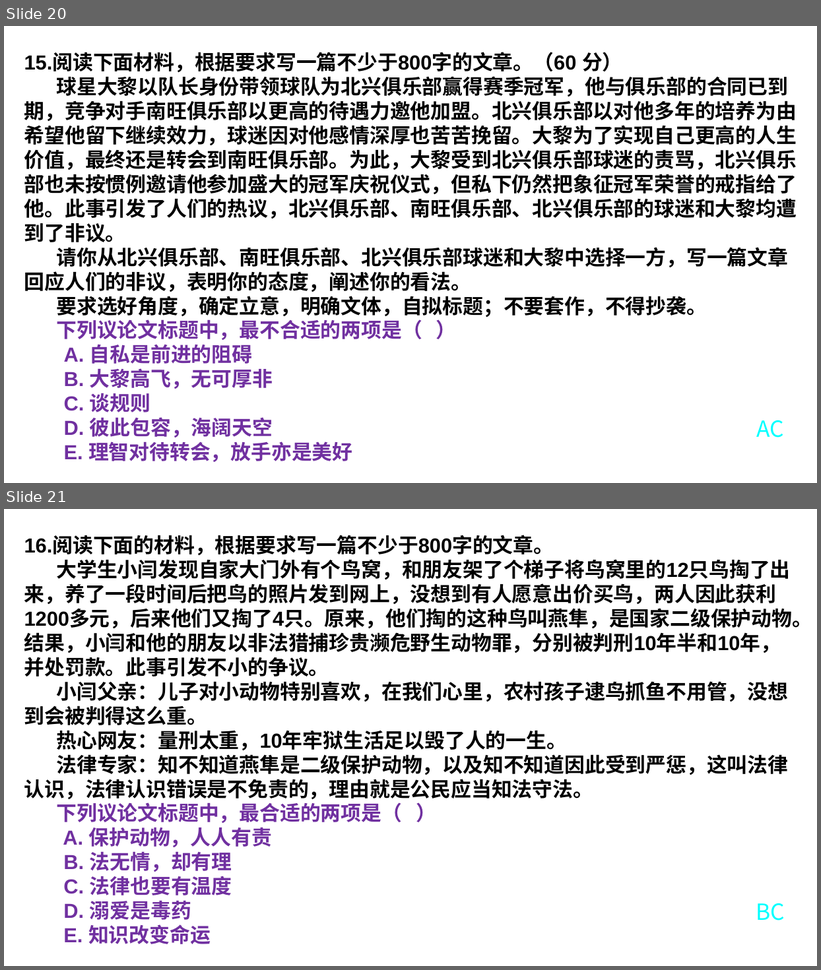
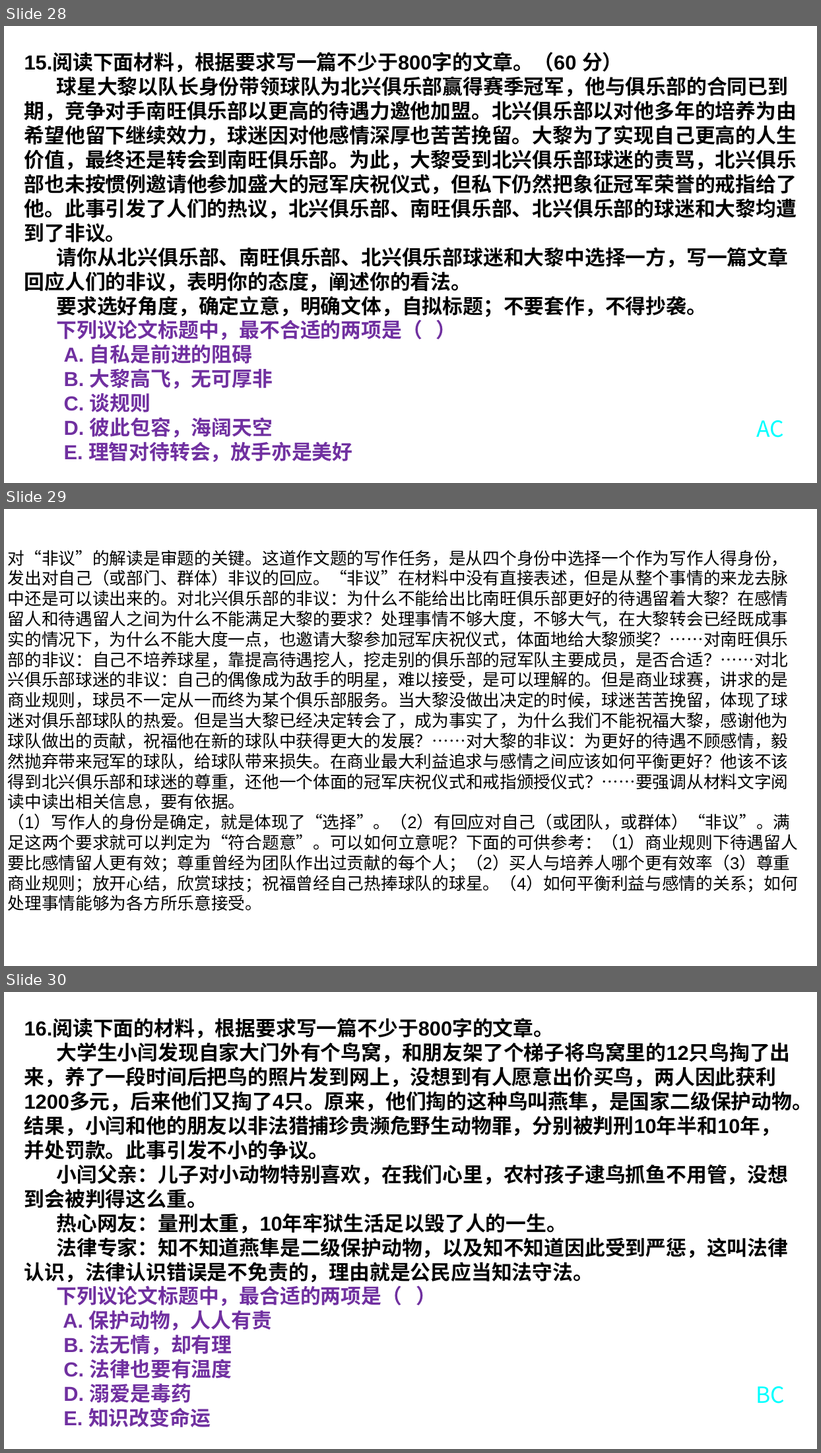
Before and after one commit to saddestboy/yuwen2, a slide deck: 湘语文任务驱动型时评作文拟题立意训练（选择题 ）.pptx. Shown one above the other, each under a label of ours: slides 20 and 21 before the commit, slides 28, 29 and 30 after it. The pictures are 821x970 and 821x1453 pixels, drawn with LibreOffice and Linux fonts; fonts in the diff are those of the drawing; background and template pictures are left out. Boxes give left, top, right and bottom in pixels: in the first picture for what was removed or moved away, otherwise in the second. Text is boxed around its words. In the diff, an @@ line names an element or a change of style, - is before the commit and + after.

```diff
--- a/湘语文任务驱动型时评作文拟题立意训练（选择题 ）.pptx
+++ b/湘语文任务驱动型时评作文拟题立意训练（选择题 ）.pptx
@@ slide 29 added at box(4, 509, 817, 966), background picture (left out) @@
@@ text added at box(8, 550, 798, 911), 20 pt, text #000000 @@
+对“非议”的解读是审题的关键。这道作文题的写作任务，是从四个身份中选择一个作为写作人得身份，发出对自己（或部门、群体）非议的回应。“非议”在材料中没有直接表述，但是从整个事情的来龙去脉中还是可以读出来的。对北兴俱乐部的非议：为什么不能给出比南旺俱乐部更好的待遇留着大黎？在感情留人和待遇留人之间为什么不能满足大黎的要求？处理事情不够大度，不够大气，在大黎转会已经既成事实的情况下，为什么不能大度一点，也邀请大黎参加冠军庆祝仪式，体面地给大黎颁奖？……对南旺俱乐部的非议：自己不培养球星，靠提高待遇挖人，挖走别的俱乐部的冠军队主要成员，是否合适？……对北兴俱乐部球迷的非议：自己的偶像成为敌手的明星，难以接受，是可以理解的。但是商业球赛，讲求的是商业规则，球员不一定从一而终为某个俱乐部服务。当大黎没做出决定的时候，球迷苦苦挽留，体现了球迷对俱乐部球队的热爱。但是当大黎已经决定转会了，成为事实了，为什么我们不能祝福大黎，感谢他为球队做出的贡献，祝福他在新的球队中获得更大的发展？……对大黎的非议：为更好的待遇不顾感情，毅然抛弃带来冠军的球队，给球队带来损失。在商业最大利益追求与感情之间应该如何平衡更好？他该不该得到北兴俱乐部和球迷的尊重，还他一个体面的冠军庆祝仪式和戒指颁授仪式？……要强调从材料文字阅读中读出相关信息，要有依据。
+（1）写作人的身份是确定，就是体现了“选择”。（2）有回应对自己（或团队，或群体）“非议”。满足这两个要求就可以判定为“符合题意”。可以如何立意呢？下面的可供参考：（1）商业规则下待遇留人要比感情留人更有效；尊重曾经为团队作出过贡献的每个人；（2）买人与培养人哪个更有效率（3）尊重商业规则；放开心结，欣赏球技；祝福曾经自己热捧球队的球星。（4）如何平衡利益与感情的关系；如何处理事情能够为各方所乐意接受。
@@ what was slide 20 is now slide 28 @@
@@ what was slide 21 is now slide 30 @@
```
Also in this commit, not shown: 9 other slides added, 1 other file.
